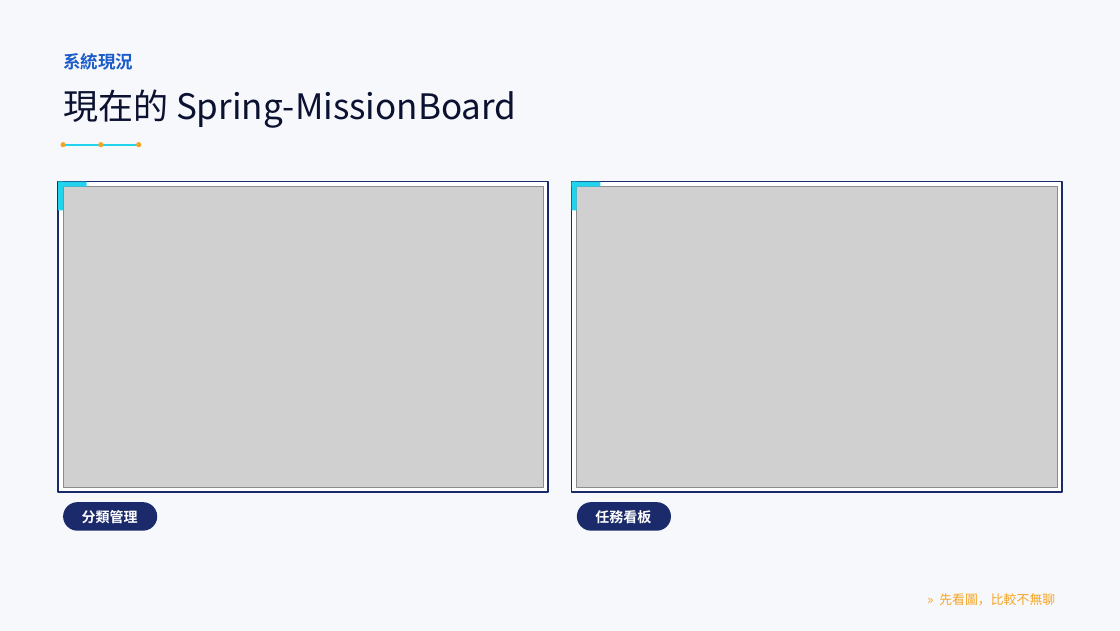
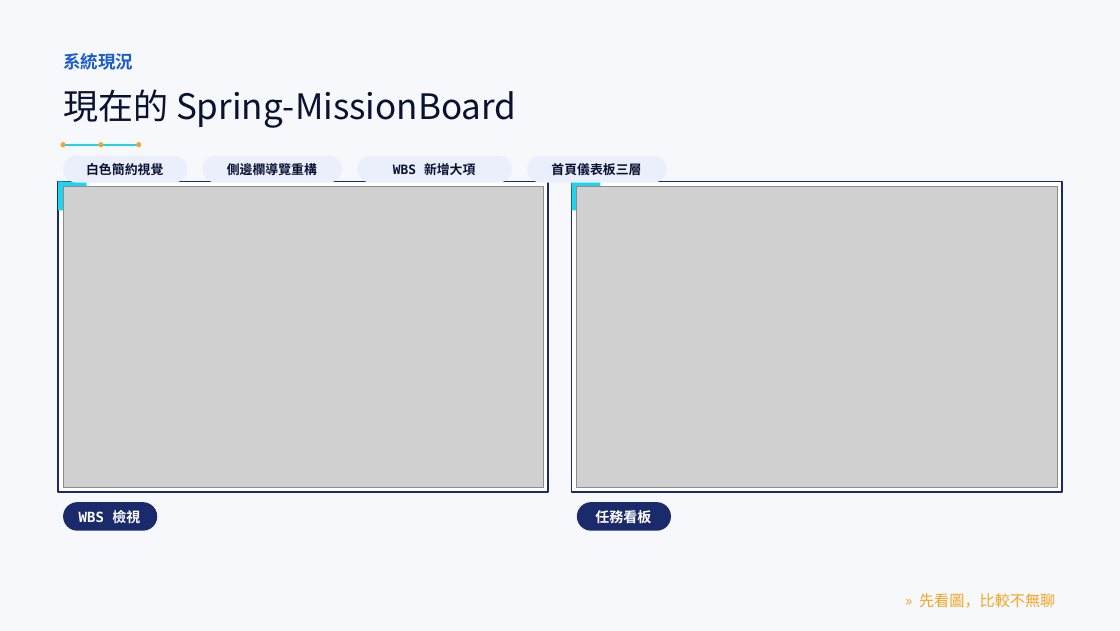
Before and after one commit to LinGaOscar/Spring-MissionBoard, a slide deck: slide 23 of docs/專案介紹.pptx (slide 6 before the commit). Drawn at 1120x631 pixels with LibreOffice and Linux fonts; fonts in the diff are those of the drawing; grey boxes stand for pictures. Boxes give left, top, right and bottom in pixels: in the first picture for what was removed or moved away, otherwise in the second. Text is boxed around its words. In the diff, an @@ line names an element or a change of style, - is before the commit and + after.

```diff
--- a/docs/專案介紹.pptx
+++ b/docs/專案介紹.pptx
@@ rounded rectangle added at <box>63,156,188,182</box>, fill #EAEFFB @@
@@ text added at <box>86,163,163,175</box>, 11 pt, text #0B1130, bold @@
+白色簡約視覺
@@ rounded rectangle added at <box>203,156,342,182</box>, fill #EAEFFB @@
@@ text added at <box>227,160,317,178</box>, 11 pt, text #0B1130, bold @@
+側邊欄導覽重構
@@ rounded rectangle added at <box>357,156,512,182</box>, fill #EAEFFB @@
@@ text added at <box>393,163,475,175</box>, 11 pt, text #0B1130, bold @@
+WBS 新增大項
@@ rounded rectangle added at <box>527,156,667,182</box>, fill #EAEFFB @@
@@ text added at <box>551,163,641,175</box>, 11 pt, text #0B1130, bold @@
+首頁儀表板三層
@@ text at <box>79,508,140,526</box>: text changed @@
-分類管理
+WBS 檢視
@@ text "» 先看圖，比較不無聊" at <box>919,593,1055,608</box>: size 11 to 13 pt @@
```
Also in this commit, not shown: 23 other slides changed, 3 slides removed.
